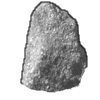
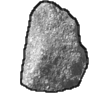
Layers edited between the first and the second w=100, h=100 image:
painted on "line" over [20,0,89,93]
